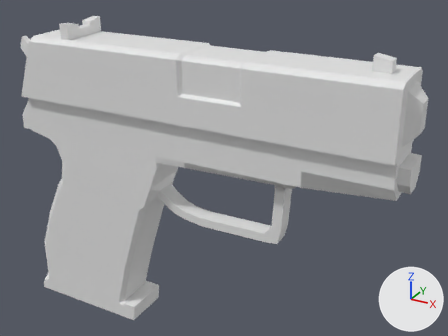
An edit to the FBX model Game Portfolio/Assets/Models/Guns/pistol.fbx, drawn before and after from the same camera.
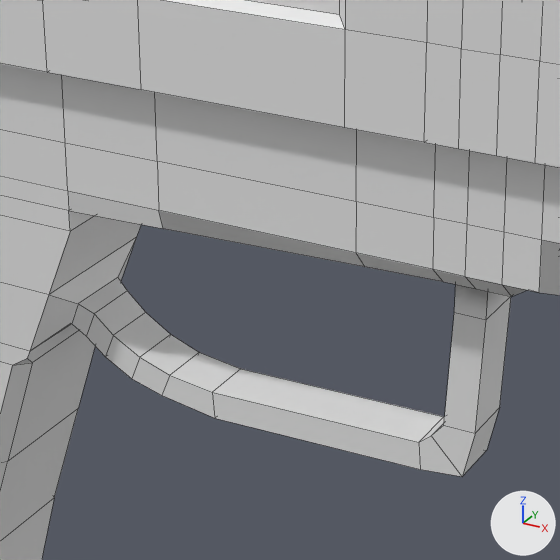
Old and new are each drawn whole from a 50 mm lens placed at (16.16, -16.4, 14.04), pointed at (6.69, 0.82, 5.43) and again close up on the part from 30% to 69% of the width and 29% to 80% of the height. The lights are fixed; the arrows at lower right show +X, +Y and +Z. The close-ups show mesh edges as thin lines. Where no turn or scale is listed for an object, it has been applied to the vertices. Vertices at the same position are counted once.
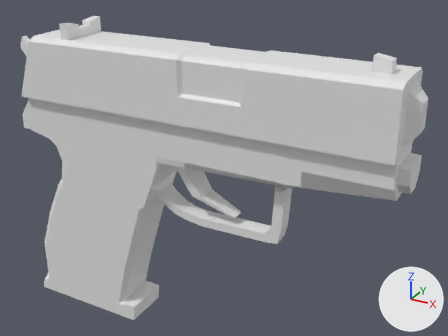
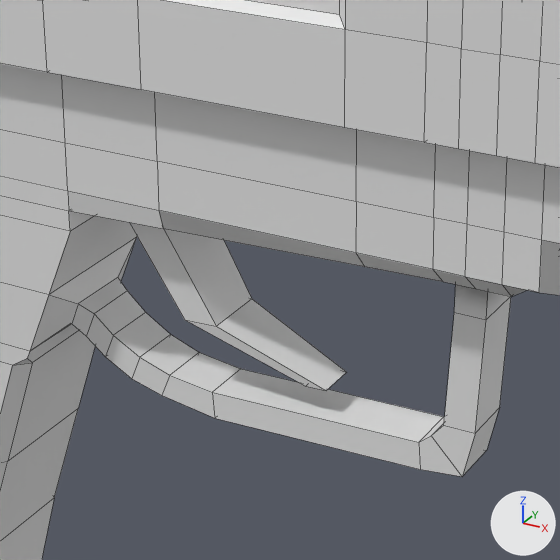
Where the change shows, as pixel boxes (x1, y1, x2, y2) in the close-ups (560 x 560 px):
part 1 of me_cube_003, built on: after (129, 222, 346, 390)

The change in detail:
me_cube_003 is used by ob_cube_002; location (0.0, 0.0, 0.0).
me_cube_003 had 472 vertices, 458 faces and spanned x -1.35..13.25, y -1.09..1.07, z -1.01..10.17.
me_cube_003 now has 470 vertices, 457 faces and spans x -1.35..13.25, y -1.09..1.07, z -0.45..10.17.
Part 1, on me_cube_003:
1 face is deleted.
12 vertices are added at x 5.38..7.69, y -0.45..0.44, z 4.24..5.92.
13 new faces join them.
